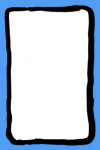
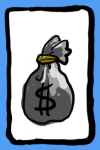
Layers edited between the first and the second 100 x 150 image:
added group "動作" with 22 layers above "back" over [21, 34, 75, 127]
added group "盜" with 2 layers in group "動作" over [21, 34, 75, 127]
added layer "圖層 55" in group "盜" over [21, 34, 75, 127]
added layer "圖層 56" in group "盜" over [21, 34, 75, 127]
